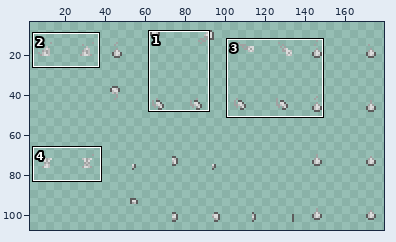
Sprite sheet: Textures/Merfolk/Custom/Siren/Body_Secondary_Scales_.png. Above, an overview of the earlier version with the close-up marked.
Close-up. Before the commit:
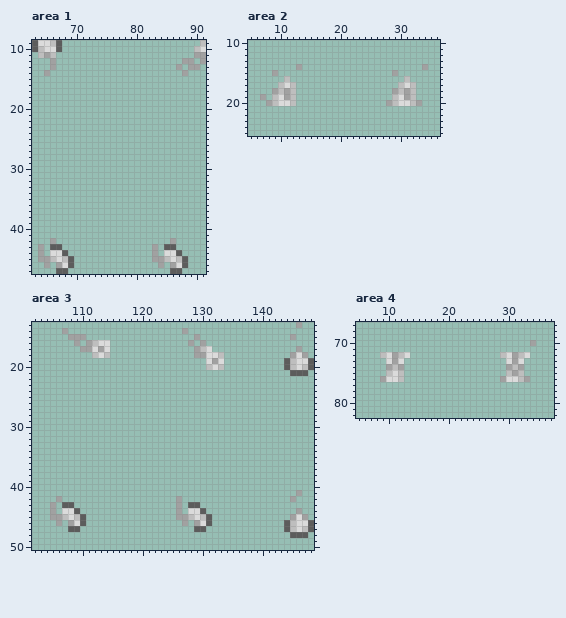
The file is 360x224 pixels, drawn in blocks of 2x2; one block is one cell here. Shown: area 1: x 63..91, y 9..47; area 2: x 5..36, y 10..25; area 3: x 102..148, y 13..50; area 4: x 5..37, y 67..82. The wide view leaves out empty margins. The commit also changed other parts of the picture, which this record leaves out.
And afterwards:
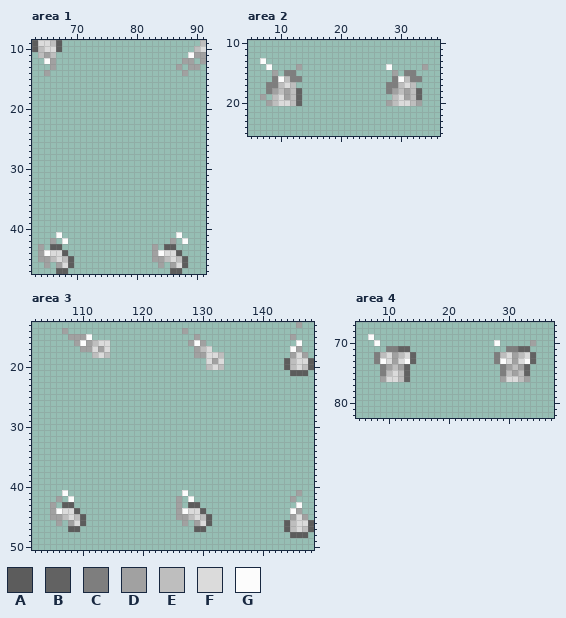
Palette (. is transparent): A #5c5c5c  B #626262  C #7e7e7e  D #a1a1a1  E #bebebe  F #dbdbdb  G #fcfcfc
Change:
Changed rows in their new state; - is an unchanged pixel.
Area 1:
first column x 65:
11 ------------------------G
12 G------------------------
first column x 65:
41 --G-------------------G-
42 ---G-------------------G
44 G------------------G----
Area 2:
first column x 7:
13 G--------------------------
14 -G-------------------G-----
15 ----CC------------------CC-
16 --CG-CC---------------CG-CC
17 -CC------------------CC----
18 -C----B--------------C----B
19 ------B-------------------B
20 ------B--------------------
Area 3:
first column x 110:
15 -G-----------------------------------
16 G------------------G----------------G
17 -----------------------------------G-
first column x 106:
41 -G-------------------G-------------------
42 --G-------------------G------------------
43 ----------------------------------------G
44 G--------------------G-----------------G-
Area 4:
first column x 7:
69 G---------------------------
70 -G-------------------G------
71 ---CCBB----------------CCBB-
72 -C-----B-------------C-----B
73 -CG---GB-------------CG---GB
74 --C---B---------------C---B-
75 --C---B---------------C---B-
76 ------B---------------------
